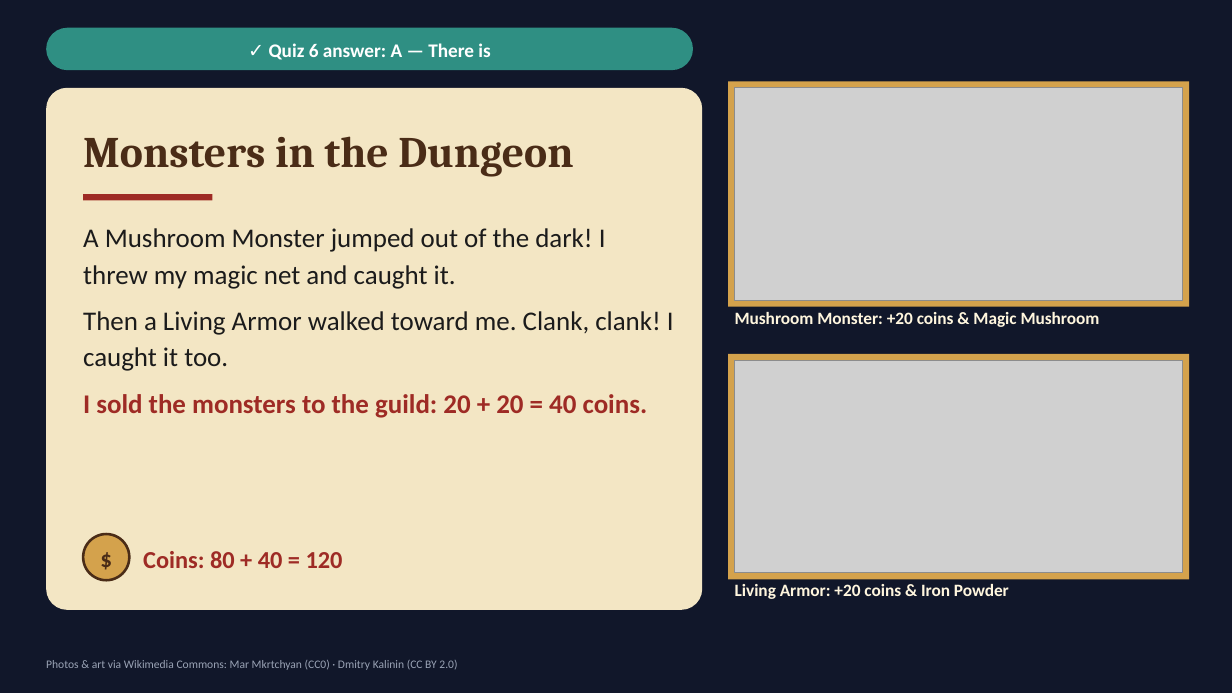
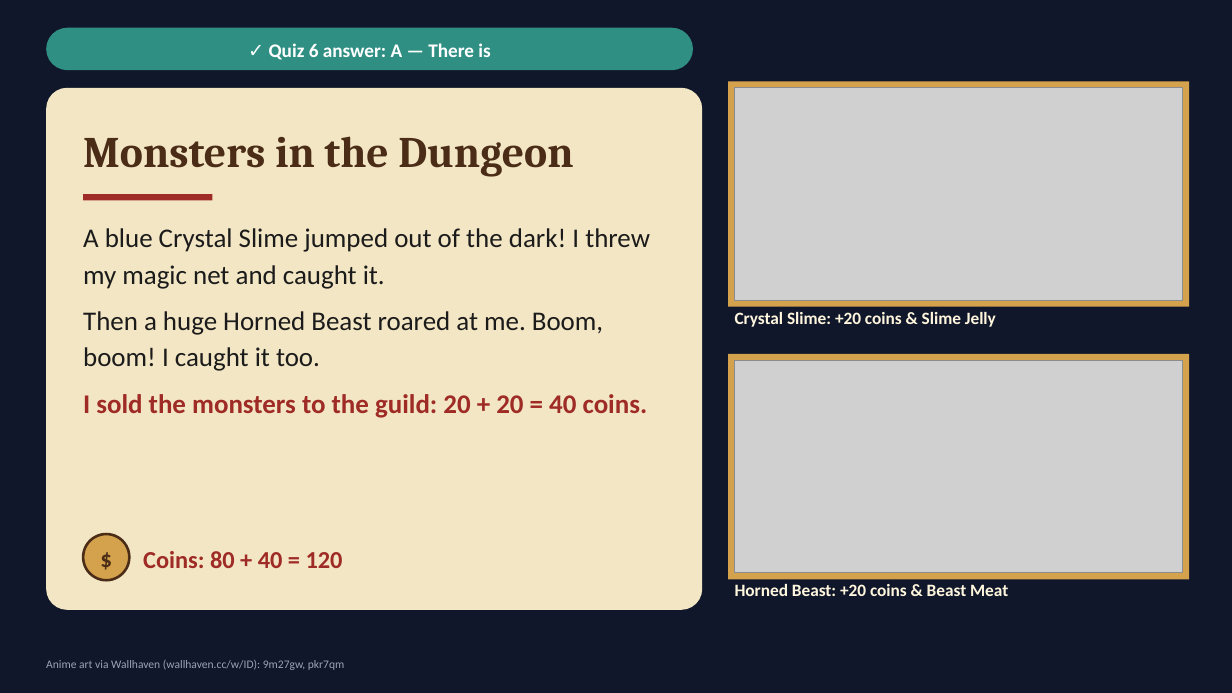
Before and after one commit to choivoo/-, a slide deck: slide 15 of Seonpig_Isekai_Adventure_Grade6_English_20slides.pptx. Drawn at 1232x693 pixels with LibreOffice and Linux fonts; fonts in the diff are those of the drawing; grey boxes stand for pictures. Boxes give left, top, right and bottom in pixels: in the first picture for what was removed or moved away, otherwise in the second. Text is boxed around its words. In the diff, an @@ line names an element or a change of style, - is before the commit and + after.

```diff
--- a/Seonpig_Isekai_Adventure_Grade6_English_20slides.pptx
+++ b/Seonpig_Isekai_Adventure_Grade6_English_20slides.pptx
@@ text at [83,228,650,371]: text changed @@
-A Mushroom Monster jumped out of the dark! I threw my magic net and caught it.
-Then a Living Armor walked toward me. Clank, clank! I caught it too.
+A blue Crystal Slime jumped out of the dark! I threw my magic net and caught it.
+Then a huge Horned Beast roared at me. Boom, boom! I caught it too.
@@ text at [735,312,996,327]: text changed @@
-Mushroom Monster: +20 coins & Magic Mushroom
+Crystal Slime: +20 coins & Slime Jelly
@@ text at [735,584,1008,596]: text changed @@
-Living Armor: +20 coins & Iron Powder
+Horned Beast: +20 coins & Beast Meat
@@ text at [46,660,345,670]: text changed @@
-Photos & art via Wikimedia Commons: Mar Mkrtchyan (CC0) · Dmitry Kalinin (CC BY 2.0)
+Anime art via Wallhaven (wallhaven.cc/w/ID): 9m27gw, pkr7qm
```
Also in this commit, not shown: 19 other slides changed.
